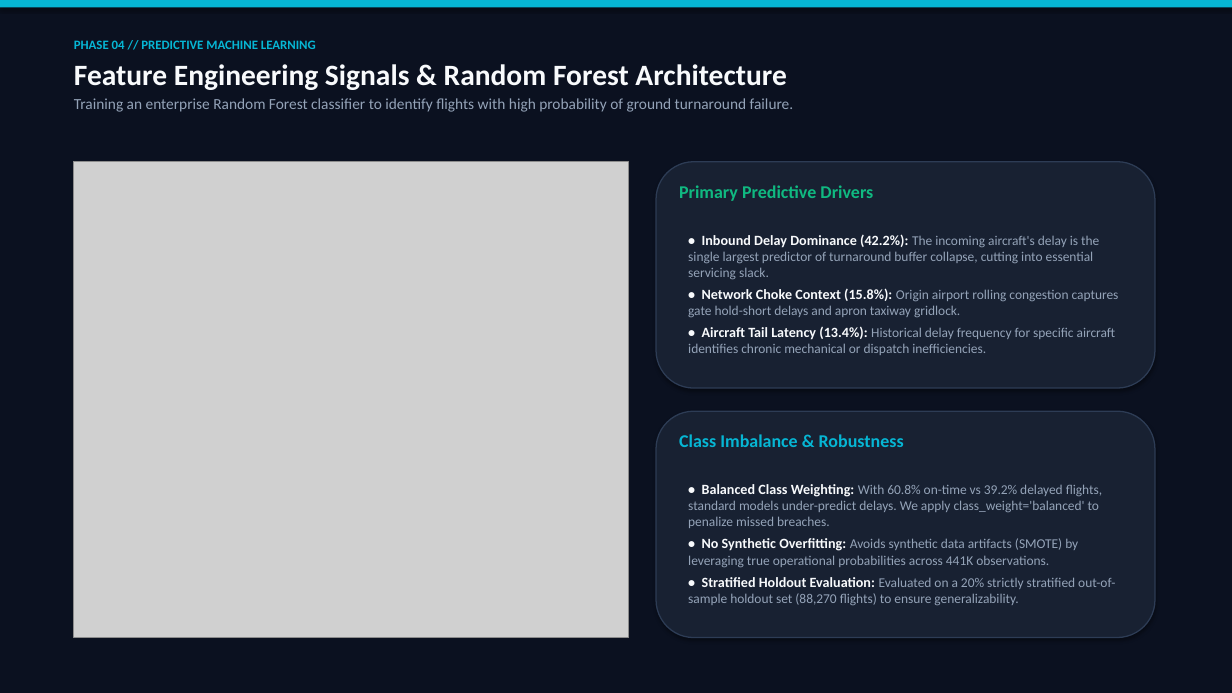
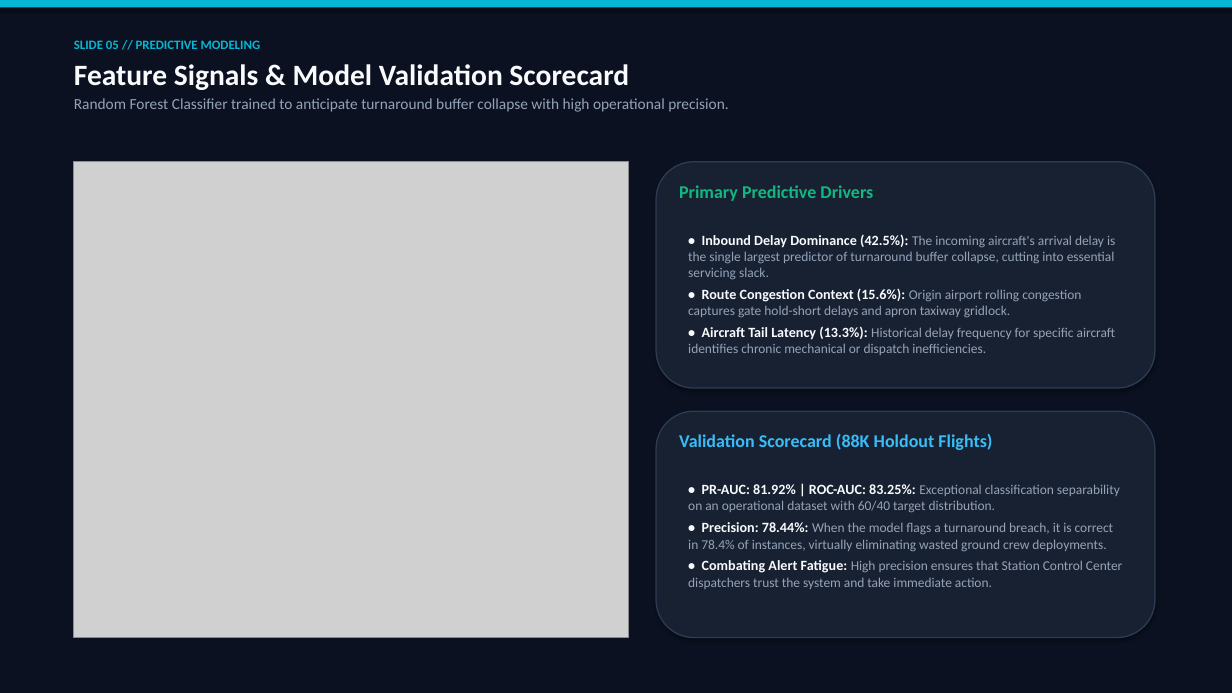
Before and after one commit to shreshth-nanda83/Turnaround-Optimization-Model, a slide deck: slide 5 of Workflow_Presentation.pptx. Drawn at 1232x693 pixels with LibreOffice and Linux fonts; fonts in the diff are those of the drawing; grey boxes stand for pictures. Boxes give left, top, right and bottom in pixels: in the first picture for what was removed or moved away, otherwise in the second. Text is boxed around its words. In the diff, an @@ line names an element or a change of style, - is before the commit and + after.

```diff
--- a/Workflow_Presentation.pptx
+++ b/Workflow_Presentation.pptx
@@ text at (x1=74, y1=40, x2=728, y2=112): text changed @@
-PHASE 04 // PREDICTIVE MACHINE LEARNING
-Feature Engineering Signals & Random Forest Architecture
-Training an enterprise Random Forest classifier to identify flights with high probability of ground turnaround failure.
+SLIDE 05 // PREDICTIVE MODELING
+Feature Signals & Model Validation Scorecard
+Random Forest Classifier trained to anticipate turnaround buffer collapse with high operational precision.
@@ text at (x1=688, y1=234, x2=1116, y2=355): text changed @@
-• Inbound Delay Dominance (42.2%): The incoming aircraft's delay is the single largest predictor of turnaround buffer collapse, cutting into essential servicing slack.
-• Network Choke Context (15.8%): Origin airport rolling congestion captures gate hold-short delays and apron taxiway gridlock.
-• Aircraft Tail Latency (13.4%): Historical delay frequency for specific aircraft identifies chronic mechanical or dispatch inefficiencies.
+• Inbound Delay Dominance (42.5%): The incoming aircraft's arrival delay is the single largest predictor of turnaround buffer collapse, cutting into essential servicing slack.
+• Route Congestion Context (15.6%): Origin airport rolling congestion captures gate hold-short delays and apron taxiway gridlock.
+• Aircraft Tail Latency (13.3%): Historical delay frequency for specific aircraft identifies chronic mechanical or dispatch inefficiencies.
@@ text at (x1=679, y1=434, x2=992, y2=450): text changed; text colour #06B6D4 to #38BDF8 @@
-Class Imbalance & Robustness
+Validation Scorecard (88K Holdout Flights)
@@ text at (x1=688, y1=484, x2=1122, y2=589): text changed @@
-• Balanced Class Weighting: With 60.8% on-time vs 39.2% delayed flights, standard models under-predict delays. We apply class_weight='balanced' to penalize missed breaches.
-• No Synthetic Overfitting: Avoids synthetic data artifacts (SMOTE) by leveraging true operational probabilities across 441K observations.
-• Stratified Holdout Evaluation: Evaluated on a 20% strictly stratified out-of-sample holdout set (88,270 flights) to ensure generalizability.
+• PR-AUC: 81.92% | ROC-AUC: 83.25%: Exceptional classification separability on an operational dataset with 60/40 target distribution.
+• Precision: 78.44%: When the model flags a turnaround breach, it is correct in 78.4% of instances, virtually eliminating wasted ground crew deployments.
+• Combating Alert Fatigue: High precision ensures that Station Control Center dispatchers trust the system and take immediate action.
```
Also in this commit, not shown: 5 other slides changed, 2 slides removed, 2 other files.
